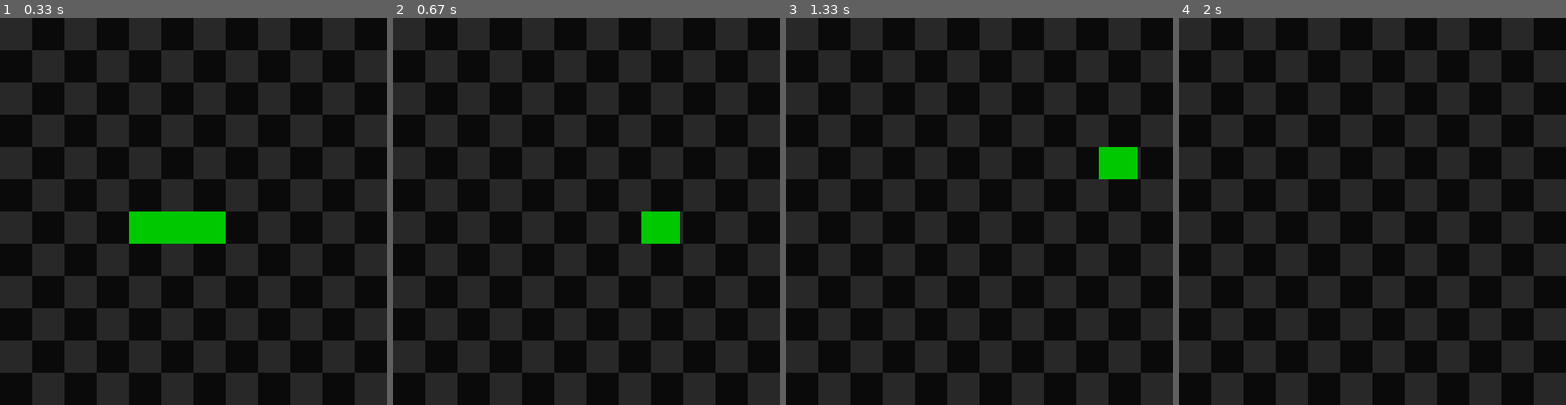
Above: before the commit, frames 1-4 (left to right).
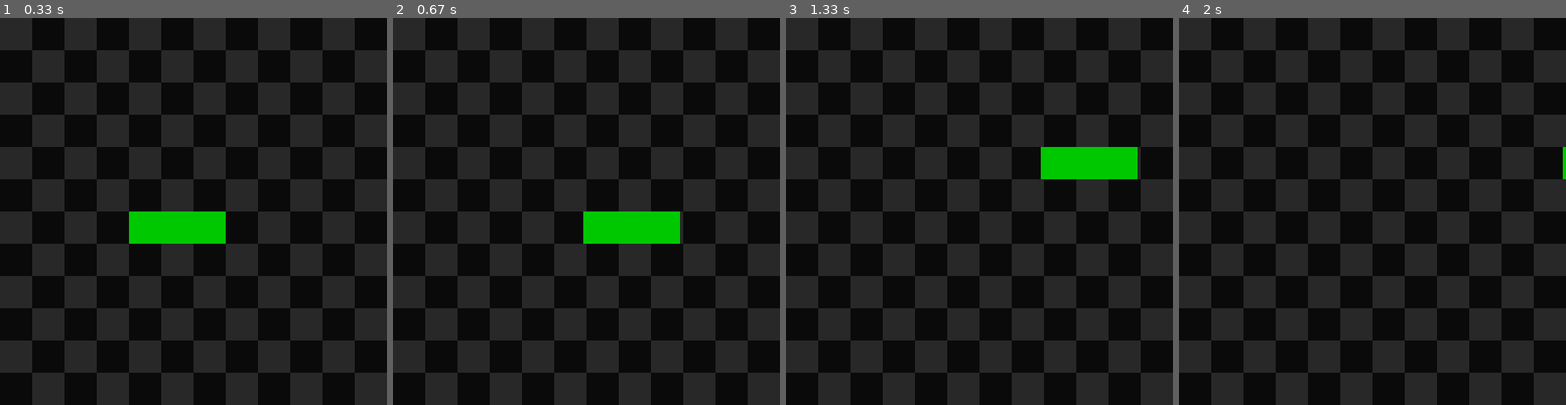
Above: after the commit, the same moments.

Repository: yesseruser/snake-pygame
Game: pygame game, started from main.py
Two runs of this game, one before a commit and one after it. Both use one fixed random seed, a clock stepped at 60 frames per second and the inputs below.
Inputs:
- Up to frame 1 (0.33 s): no input
- Up to frame 2 (0.67 s): hold Right from 0.33 s (still down)
- Up to frame 3 (1.33 s): release Right at 0.8 s; hold Up 0.83-1.13 s; hold Right from 1.17 s (still down)
- Up to frame 4 (2 s): release Right at 1.63 s

Frame 1 is identical in both runs. In frame 2, 1.2% of the frame differs, in the area x 49-65%, y 50-59%; in frame 3, 1.2%; in frame 4, less than 0.1%.

Commit message:
Add proper movement

Diff:
--- a/main.py
+++ b/main.py
@@ -31,44 +31,55 @@
                 return pygame.Vector2(vector.x, vector.y)
 
 
+class SnakePart:
+    position: pygame.Vector2
+    direction: Direction
+
+    def __init__(self, x, y):
+        self.position = pygame.Vector2(x, y)
+        self.direction = Direction.Nothing
+
+    def draw(self):
+        pygame.draw.rect(
+            win, (0, 200, 0), (self.position.x, self.position.y, TILE_SIZE, TILE_SIZE)
+        )
+
+    def update(self):
+        if self.direction != Direction.Nothing:
+            self.position = self.direction.apply(self.position, SPEED)
+
+
 class Player:
-    body: list[pygame.Vector2]
-    current_direction: Direction
+    body: list[SnakePart]
     next_direction: Direction
 
     def __init__(self, x, y):
         self.body = [
-            pygame.Vector2(x, y),
-            pygame.Vector2(x - TILE_SIZE, y),
-            pygame.Vector2(x - (2 * TILE_SIZE), y),
+            SnakePart(x, y),
+            SnakePart(x - TILE_SIZE, y),
+            SnakePart(x - (2 * TILE_SIZE), y),
         ]
-        self.current_direction = Direction.Nothing
         self.next_direction = Direction.Nothing
 
-    def head(self) -> pygame.Vector2:
+    def head(self) -> SnakePart:
         return self.body[0]
 
     def update(self):
-        if self.current_direction != Direction.Nothing:
-            previous_pos = self.head()
-            self.body[0] = self.current_direction.apply(self.head(), SPEED)
-            for i in range(1, len(self.body)):
-                # Needs rewrite - last pos is not the pos the next part is supposed to be at
-                new_previous_pos = self.body[i]
-                self.body[i] = previous_pos
-                previous_pos = new_previous_pos
+        for part in self.body:
+            part.update()
 
         if (
-            self.head().x % TILE_SIZE == 0
-            and self.head().y % TILE_SIZE == 0
+            self.head().position.x % TILE_SIZE == 0
+            and self.head().position.y % TILE_SIZE == 0
             and self.next_direction != Direction.Nothing
         ):
-            self.current_direction = self.next_direction
+            for i, part in enumerate(self.body):
+                part.direction = self.next_direction
             self.next_direction = Direction.Nothing
 
     def draw(self):
         for part in self.body:
-            pygame.draw.rect(win, (0, 200, 0), (part.x, part.y, TILE_SIZE, TILE_SIZE))
+            part.draw()
 
 
 def draw_grid():
@@ -97,18 +108,18 @@
         if event.type == pygame.QUIT:
             exit()
         if event.type == pygame.KEYDOWN:
-            if event.key == pygame.K_UP and player.current_direction != Direction.Down:
+            if event.key == pygame.K_UP and player.head().direction != Direction.Down:
                 player.next_direction = Direction.Up
-            if event.key == pygame.K_DOWN and player.current_direction != Direction.Up:
+            if event.key == pygame.K_DOWN and player.head().direction != Direction.Up:
                 player.next_direction = Direction.Down
-            if (
+            if (  # tohle mě odsazuje LSP
                 event.key == pygame.K_LEFT
-                and player.current_direction != Direction.Right
+                and player.head().direction != Direction.Right
             ):
                 player.next_direction = Direction.Left
             if (
                 event.key == pygame.K_RIGHT
-                and player.current_direction != Direction.Left
+                and player.head().direction != Direction.Left
             ):
                 player.next_direction = Direction.Right
 
